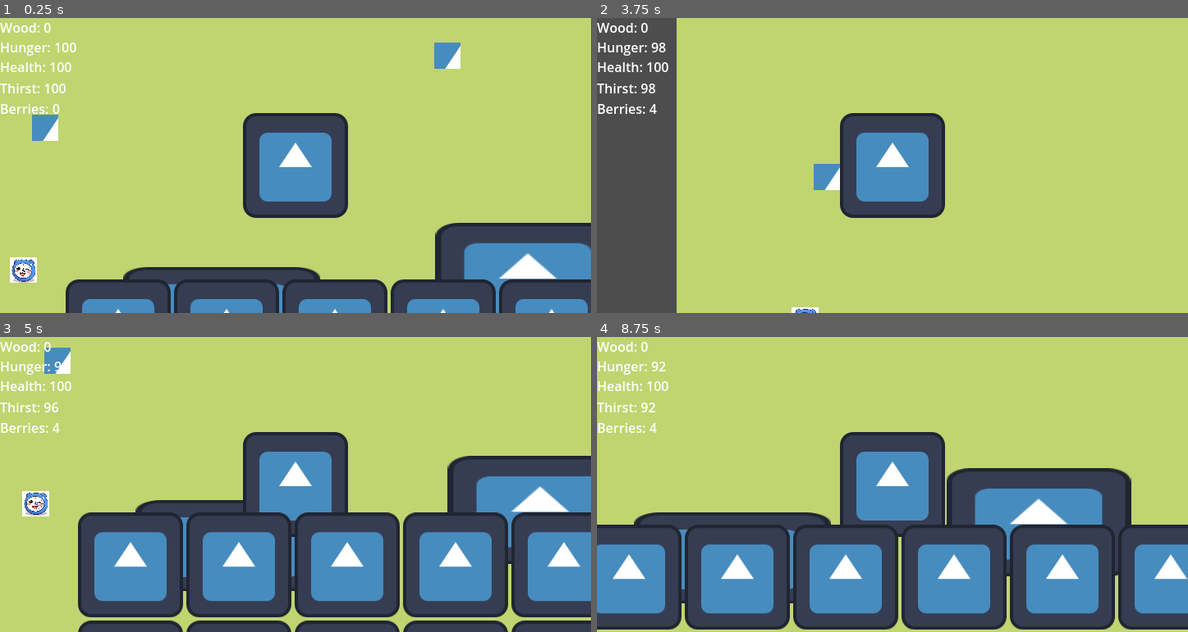
Above: before the commit, frames 1-4 (two rows, left to right).
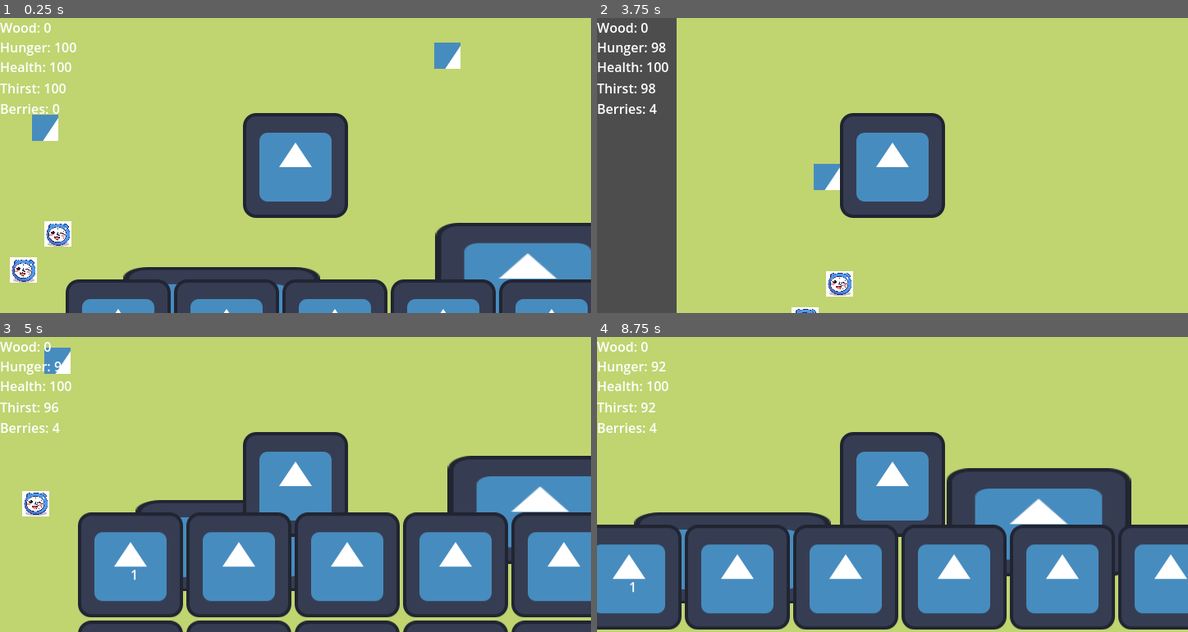
Above: after the commit, the same moments.

Repository: 7riciu/survival-game
Game: Godot game, scene res://scenes/game.tscn
Two runs of this game, one before a commit and one after it. Both use one fixed random seed, a clock stepped at 60 frames per second and the inputs below. The engine's default icon, where the game draws it, is replaced by a stand-in: a white triangle on a blue panel in a dark square.
Inputs (mouse positions are in pixels of both pictures, inside the frame that each line leads up to):
- Up to frame 1 (0.25 s): no input
- Up to frame 2 (3.75 s): tap Enter at 0.5, 2 s; move the mouse to (862, 224) at 0.52 s; hold Up (up) 0.53-2.03 s; tap E (e) at 0.6, 1.55, 2.1, 3.05 s; click (862, 224) at 0.67 s; tap Space at 1.25, 3.5 s; move the mouse to (1069, 209) at 1.27 s; click (1069, 209) at 1.35 s; move the mouse to (715, 121) at 2.02 s; hold Left (left) 2.03-3.53 s; move the mouse to (922, 165) at 2.77 s; tap Alt at 2.85 s; click (922, 165) at 2.92 s; move the mouse to (803, 91) at 3.52 s; hold Down (down) from 3.53 s (still down); tap Shift at 3.6 s
- Up to frame 3 (5 s): tap E (e) at 3.8, 4.35 s; move the mouse to (425, 469) at 4.27 s; release Down (down) at 4.28 s; hold Right (right) from 4.28 s (still down)
- Up to frame 4 (8.75 s): move the mouse to (774, 499) at 5.02 s; release Right (right) at 5.03 s; hold Up (up) 5.03-5.78 s; click (774, 499) at 5.1 s; tap E (e) at 5.3, 5.85, 6.8, 7.55, 8.1 s; move the mouse to (951, 419) at 5.77 s; hold Right (right) 5.78-8.03 s; tap Enter at 6.5 s; move the mouse to (862, 543) at 6.52 s; tap Alt at 6.6 s; tap Space at 7.25 s; move the mouse to (1069, 528) at 7.27 s; tap Shift at 7.35 s; click (1069, 528) at 7.42 s; move the mouse to (715, 440) at 8.02 s; hold Down (down) from 8.03 s (still down)

The runs differ from the first frame. In frame 1, 0.4% of the frame differs, in the area x 7-13%, y 68-78%; in frame 2, 0.4%; in frame 3, less than 0.1%; in frame 4, less than 0.1%.

Commit message:
I fixed inventory bugs and now you can pick an item and it will show up in the inv. It still has bugs

Diff:
--- a/scenes/game.tscn
+++ b/scenes/game.tscn
@@ -497,3 +497,6 @@
 
 [node name="small_rock" parent="." instance=ExtResource("13_kvuet")]
 position = Vector2(221, 451)
+
+[node name="small_rock2" parent="." instance=ExtResource("13_kvuet")]
+position = Vector2(263, 407)
--- a/scenes/inventory.tscn
+++ b/scenes/inventory.tscn
@@ -3,7 +3,7 @@
 [ext_resource type="Script" uid="uid://n1qfr28ylfdn" path="res://scripts/inventory.gd" id="1_qw0r6"]
 [ext_resource type="PackedScene" uid="uid://c6d1mysp15y1y" path="res://scenes/tooltip.tscn" id="3_53g1v"]
 
-[node name="Inventory" type="Control"]
+[node name="Inventory" type="Control" groups=["inventory"]]
 layout_mode = 3
 anchors_preset = 0
 offset_right = 40.0
--- a/scenes/small_rock.tscn
+++ b/scenes/small_rock.tscn
@@ -8,6 +8,7 @@
 
 [node name="small_rock" type="Area2D"]
 script = ExtResource("1_fff6k")
+item_name = "yay"
 
 [node name="Sprite2D" type="Sprite2D" parent="."]
 position = Vector2(-1.4305115e-06, -4.7683716e-07)
--- a/scripts/inventory.gd
+++ b/scripts/inventory.gd
@@ -47,3 +47,18 @@
 	elif which.hint_item:
 		tooltip.set_text(which.hint_item.item_name)
 		tooltip.visible = is_hovering
+
+func add_item_from_world(world_item: Item):
+	var inv_item_scene = preload("res://scenes/inventory_item.tscn")
+	var inv_item: InventoryItem = inv_item_scene.instantiate()
+	inv_item.set_data(
+		world_item.item_name,
+		world_item.icon,
+		world_item.is_stackable,
+		1
+	)
+	for slot in slots:
+		if slot.is_empty():
+			slot.item = inv_item
+			slot.add_child(inv_item)
+			return
--- a/scripts/player.gd
+++ b/scripts/player.gd
@@ -35,3 +35,7 @@
 		await get_tree().create_timer(2).timeout
 		thirst -= 2
 		thirst_ui.thirst_decrease_by_time()
+
+func pick_up_item(item: Item):
+	var inv = get_tree().get_first_node_in_group("inventory")
+	inv.add_item_from_world(item)
--- a/scripts/small_rock.gd
+++ b/scripts/small_rock.gd
@@ -1,9 +1,9 @@
 extends Area2D
 class_name Item
 
-var item_name: String = ""
-var icon: Texture2D
-var is_stackable: bool = true
+@export var item_name: String = ""
+@export var icon: Texture2D
+@export var is_stackable: bool = true
 
 func _ready() -> void:
 	add_to_group("items")
@@ -11,4 +11,5 @@
 
 func on_body_entered(body):
 	if body.is_in_group("player"):
+		body.pick_up_item(self)
 		queue_free()
